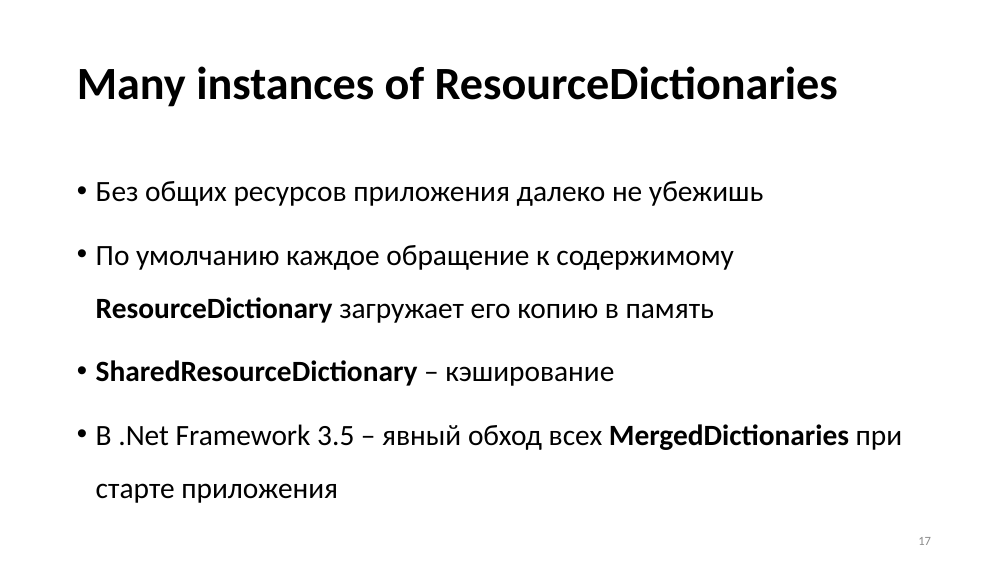
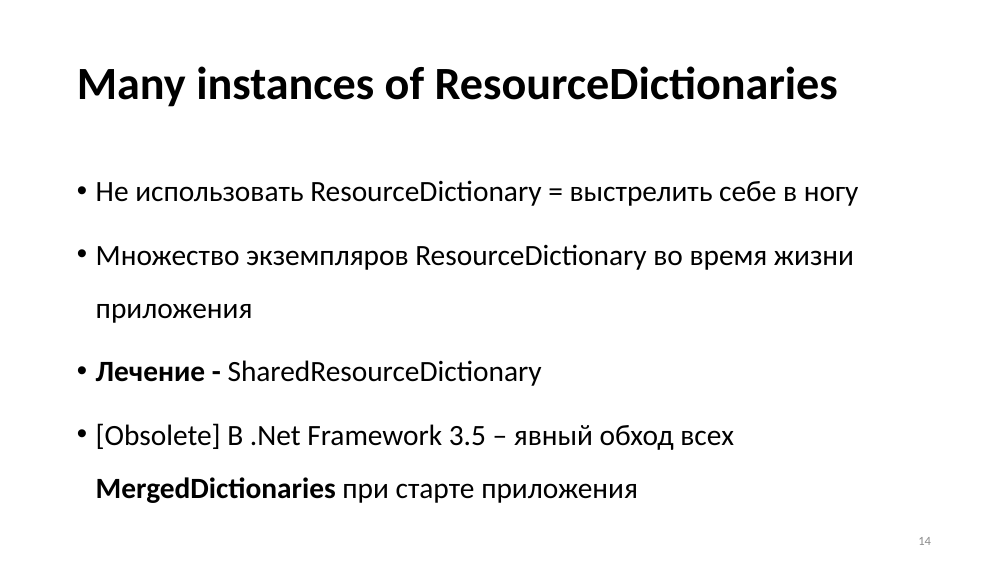
Before and after one commit to Talrandel/MemoryLeak, a slide deck: slide 14 of Утечки памяти.pptx (slide 17 before the commit). Drawn at 1008x567 pixels with LibreOffice and Linux fonts; fonts in the diff are those of the drawing. Boxes give left, top, right and bottom in pixels: in the first picture for what was removed or moved away, otherwise in the second. Text is boxed around its words. In the diff, an @@ line names an element or a change of style, - is before the commit and + after.

```diff
--- a/Утечки памяти.pptx
+++ b/Утечки памяти.pptx
@@ text at bbox=[96, 180, 859, 503]: text changed @@
-• Без общих ресурсов приложения далеко не убежишь
-• По умолчанию каждое обращение к содержимому ResourceDictionary загружает его копию в память
-• SharedResourceDictionary – кэширование
-• В .Net Framework 3.5 – явный обход всех MergedDictionaries при старте приложения
+• Не использовать ResourceDictionary = выстрелить себе в ногу
+• Множество экземпляров ResourceDictionary во время жизни приложения
+• Лечение - SharedResourceDictionary
+• [Obsolete] В .Net Framework 3.5 – явный обход всех MergedDictionaries при старте приложения
@@ page number at bbox=[918, 537, 931, 545]: text changed @@
-17
+14
```
Also in this commit, not shown: 12 other slides changed, 2 slides added, 16 other files.
